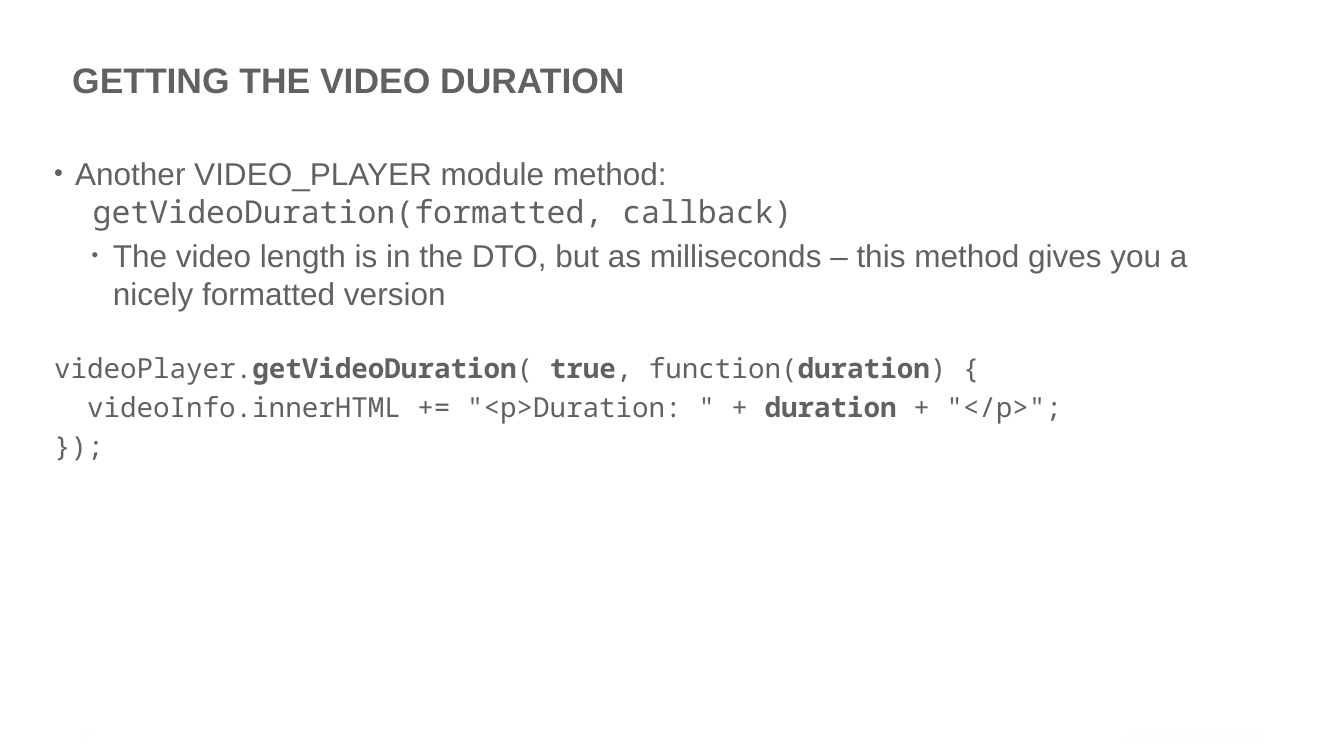
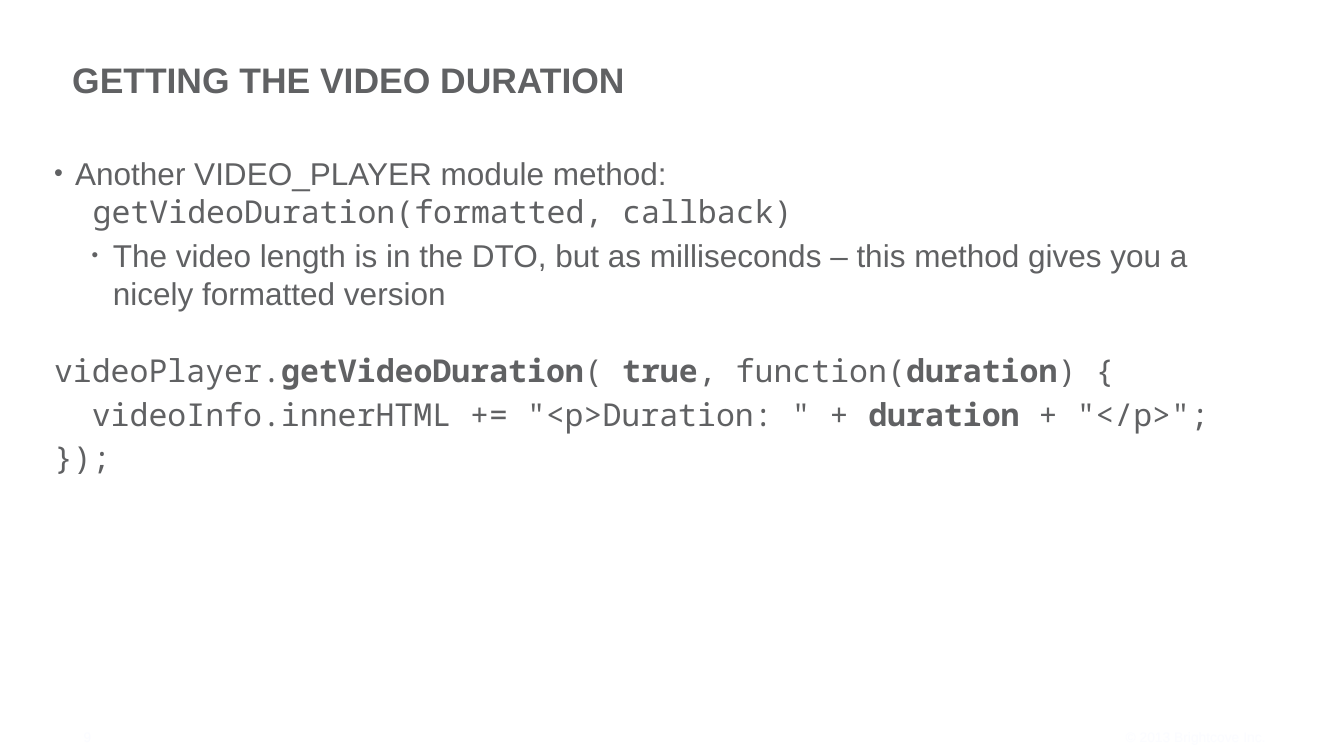
Before and after one commit to BrightcoveLearning/VideoCloudSmartPlayerAPI, a slide deck: slide 9 of VideoSessionsMaterials/v11-player-module.pptx (slide 7 before the commit). Drawn at 1344x756 pixels with LibreOffice and Linux fonts; fonts in the diff are those of the drawing; background and template pictures are left out. Boxes give left, top, right and bottom in pixels: in the first picture for what was removed or moved away, otherwise in the second. Text is boxed around its words. In the diff, an @@ line names an element or a change of style, - is before the commit and + after.

Commit message:
courseware and video updates

```diff
--- a/VideoSessionsMaterials/v11-player-module.pptx
+++ b/VideoSessionsMaterials/v11-player-module.pptx
@@ text at (54, 357, 1209, 434): size 28 to 32 pt in "videoPlayer.getVideoDuration( true, function(duration) {", "videoInfo.innerHTML += "<p>Duration: " + duration + ...", "});" @@
```
Also in this commit, not shown: 4 other slides changed, 3 slides added, 12 other files.
